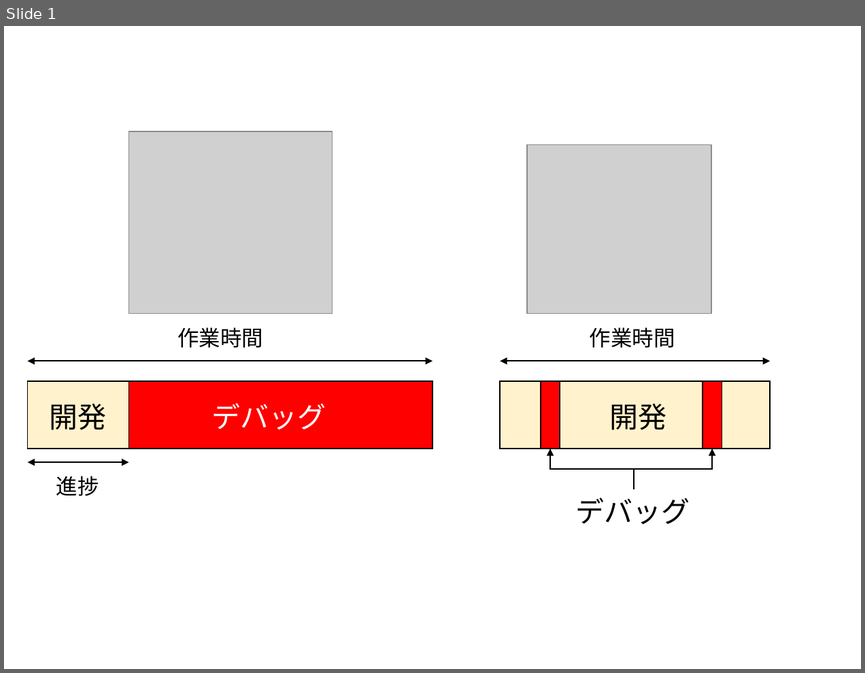
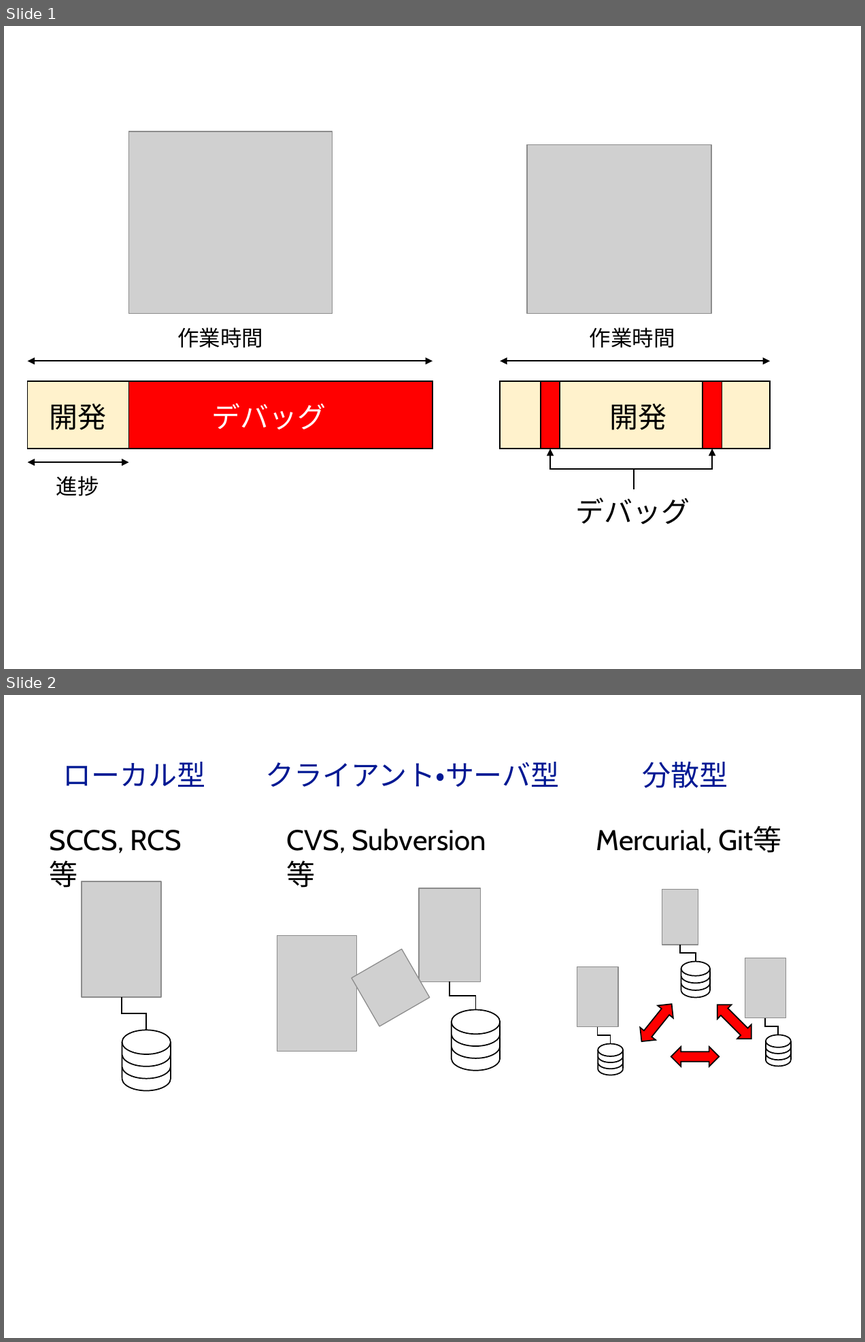
Before and after one commit to kaityo256/github, a slide deck: vcs/fig/fig.pptx. Shown one above the other, each under a label of ours: slide 1 before the commit, slides 1 and 2 after it. The pictures are 865x673 and 865x1342 pixels, drawn with LibreOffice and Linux fonts; fonts in the diff are those of the drawing; grey boxes stand for pictures. Boxes give left, top, right and bottom in pixels: in the first picture for what was removed or moved away, otherwise in the second. Text is boxed around its words. In the diff, an @@ line names an element or a change of style, - is before the commit and + after.

Commit message:
updates fig

```diff
--- a/vcs/fig/fig.pptx
+++ b/vcs/fig/fig.pptx
@@ slide 2 added at box(4, 695, 861, 1338), background #FFFFFF @@
@@ text added at box(63, 762, 206, 787), 24 pt, text #011893 @@
+ローカル型
@@ text added at box(265, 762, 559, 787), 24 pt, text #011893 @@
+クライアント・サーバ型
@@ text added at box(642, 762, 728, 788), 24 pt, text #011893 @@
+分散型
@@ text added at box(50, 830, 124, 853), 24 pt, text #000000 @@
+SCCS, RCS等
@@ text added at box(287, 830, 346, 853), 24 pt, text #000000 @@
+CVS, Subversion等
@@ text added at box(596, 826, 782, 853), 24 pt, text #000000 @@
+Mercurial, Git等
@@ picture added at box(82, 882, 162, 998) @@
@@ picture added at box(277, 936, 357, 1051) @@
@@ picture added at box(351, 949, 430, 1026) @@
@@ group added at box(662, 889, 711, 998): 3 arc (boxed as its full ellipse)s, 2 lines, 1 picture, 1 ellipse, 1 elbow line @@
@@ elbow line added from (122, 998) to (146, 1030), #000000 1 pt @@
@@ group added at box(419, 888, 500, 1070): 3 arc (boxed as its full ellipse)s, 2 lines, 1 picture, 1 ellipse, 1 elbow line @@
@@ left right arrow added at box(634, 998, 680, 1048), fill #FF0000, outline #000000 1 pt @@
@@ left right arrow added at box(710, 998, 758, 1046), fill #FF0000, outline #000000 1 pt @@
@@ group added at box(745, 958, 791, 1066): 3 arc (boxed as its full ellipse)s, 2 lines, 1 picture, 1 ellipse, 1 elbow line @@
@@ group added at box(577, 966, 623, 1074): 3 arc (boxed as its full ellipse)s, 2 lines, 1 picture, 1 ellipse, 1 elbow line @@
@@ group added at box(122, 1030, 171, 1090): 3 arc (boxed as its full ellipse)s, 2 lines, 1 ellipse @@
@@ left right arrow added at box(670, 1047, 719, 1066), fill #FF0000, outline #000000 1 pt @@
```
